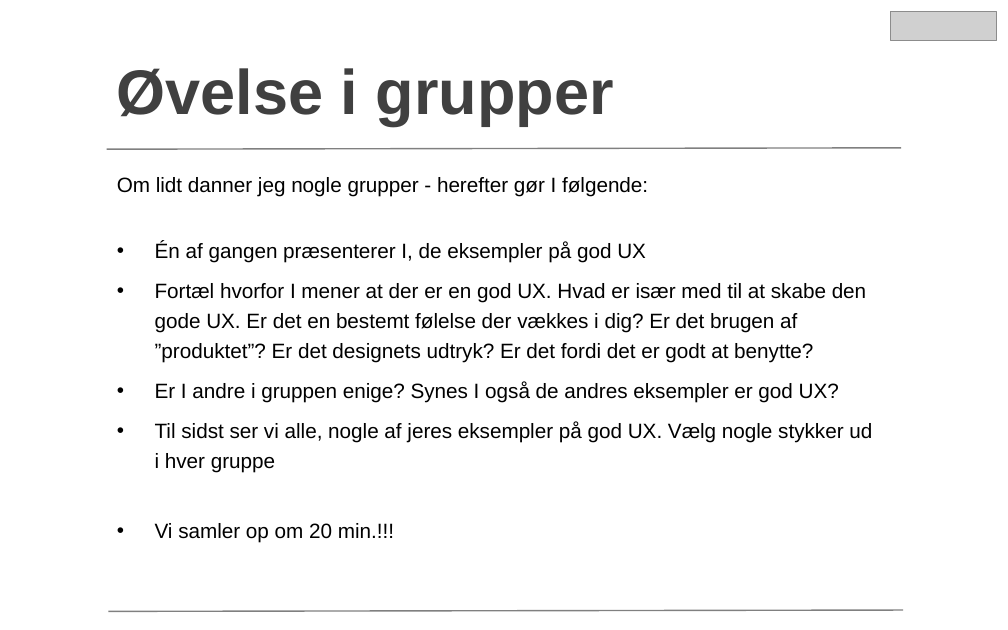
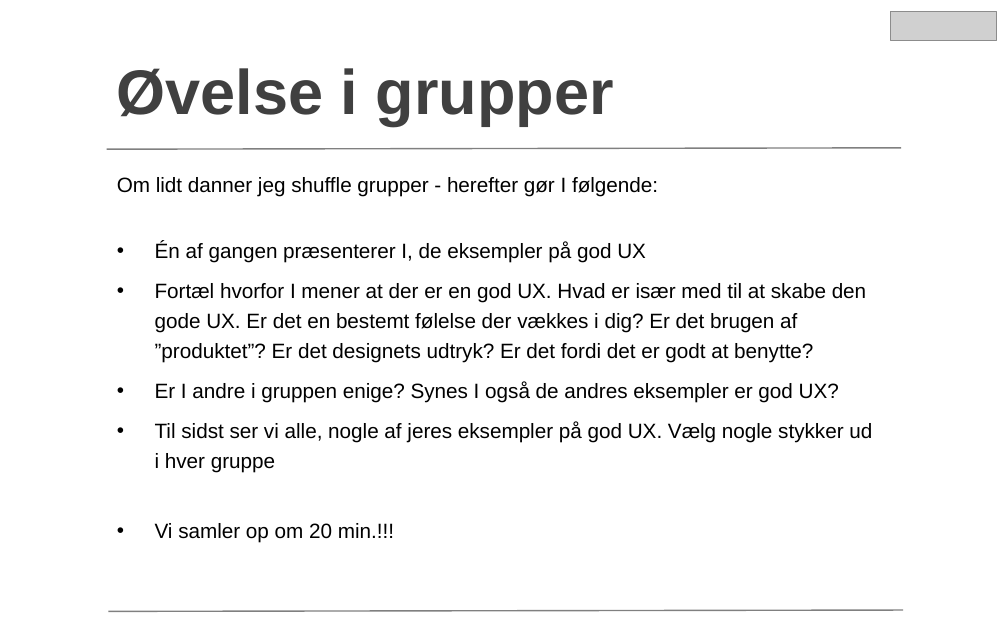
Before and after one commit to xiaoleibi/DMU26, a slide deck: slide 7 of UX valgfag2026.pptx (slide 8 before the commit). Drawn at 1008x630 pixels with LibreOffice and Linux fonts; fonts in the diff are those of the drawing; grey boxes stand for pictures. Boxes give left, top, right and bottom in pixels: in the first picture for what was removed or moved away, otherwise in the second. Text is boxed around its words. In the diff, an @@ line names an element or a change of style, - is before the commit and + after.

```diff
--- a/UX valgfag2026.pptx
+++ b/UX valgfag2026.pptx
@@ subtitle at (117, 177, 658, 197): text changed @@
-Om lidt danner jeg nogle grupper - herefter gør I følgende:
+Om lidt danner jeg shuffle grupper - herefter gør I følgende:
```
Also in this commit, not shown: 4 other slides changed, 1 slide added, 5 slides removed.
